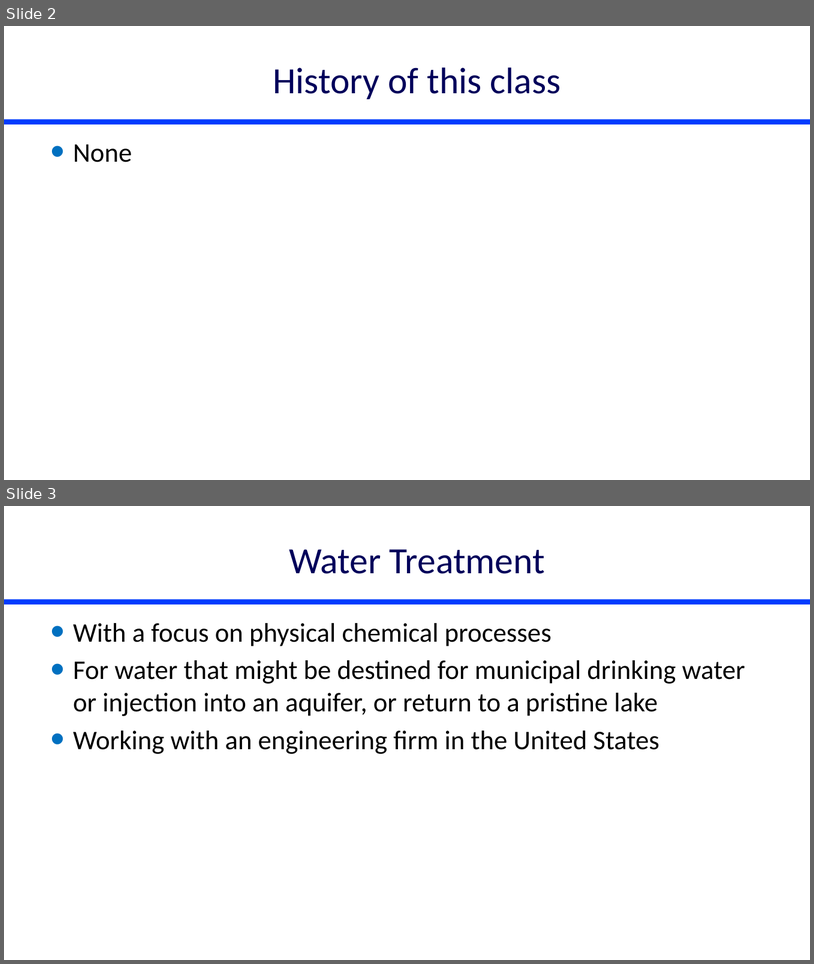
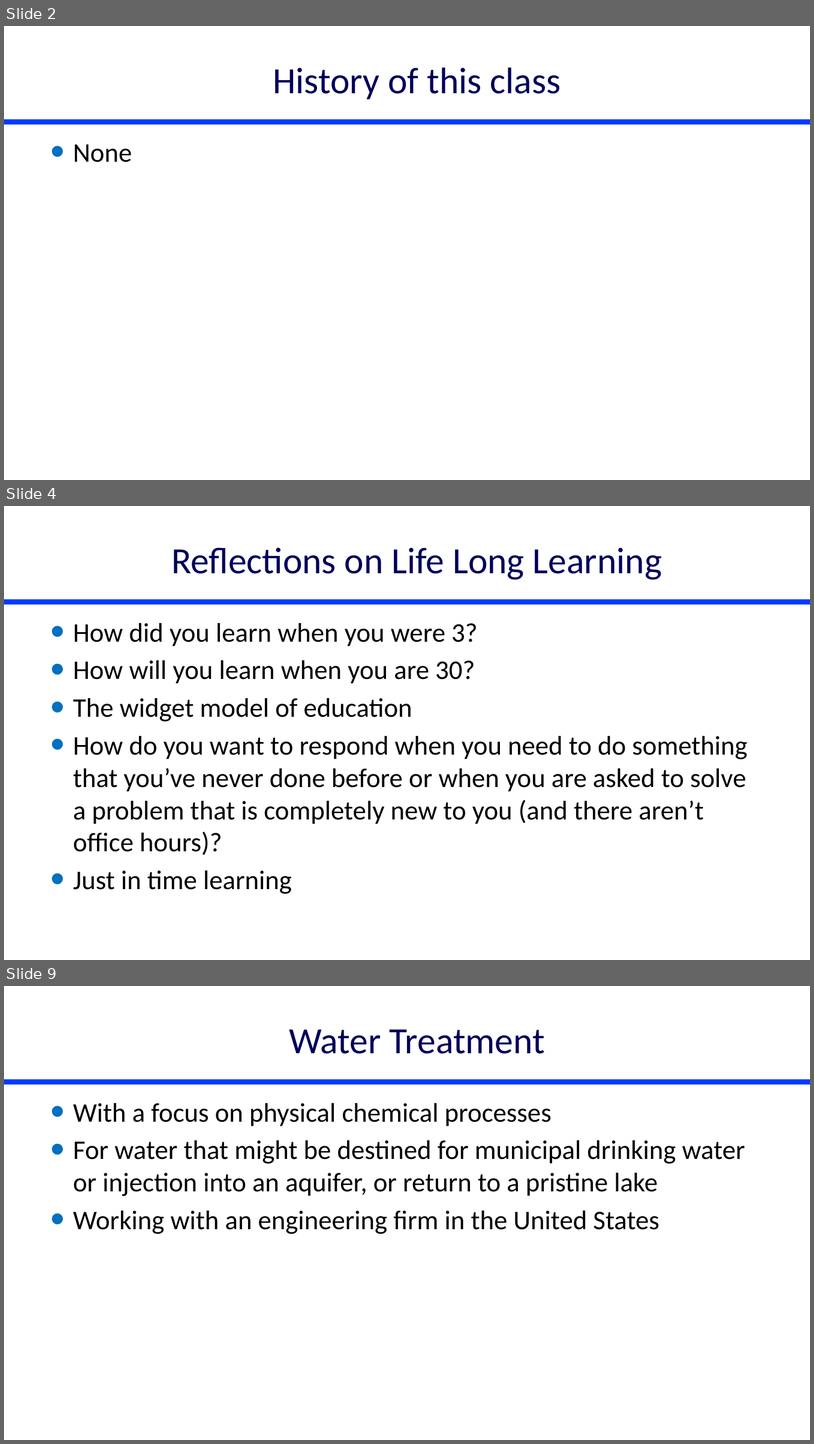
Before and after one commit to monroews/CEE4590, a slide deck: Lectures/Introduction.pptx. Shown one above the other, each under a label of ours: slides 2 and 3 before the commit, slides 2, 4 and 9 after it; the slides between them are not shown. The pictures are 814x964 and 814x1444 pixels, drawn with LibreOffice and Linux fonts; fonts in the diff are those of the drawing. Boxes give left, top, right and bottom in pixels: in the first picture for what was removed or moved away, otherwise in the second. Text is boxed around its words. In the diff, an @@ line names an element or a change of style, - is before the commit and + after.

```diff
--- a/Lectures/Introduction.pptx
+++ b/Lectures/Introduction.pptx
@@ slide 4 added at [4,506,810,960], background #FFFFFF; not listed: 1 template element that a slide beside it also shows @@
@@ title added at [171,547,662,580], 44 pt, text #00005A @@
+Reflections on Life Long Learning
@@ text added at [73,623,747,894], 32 pt, text #000000 @@
+• How did you learn when you were 3?
+• How will you learn when you are 30?
+• The widget model of education
+• How do you want to respond when you need to do something that you’ve never done before or when you are asked to solve a problem that is completely new to you (and there aren’t office hours)?
+• Just in time learning
@@ what was slide 3 is now slide 9 @@
```
Also in this commit, not shown: 1 slide changed, 21 other slides added, 1 slide removed, 4 other files.
